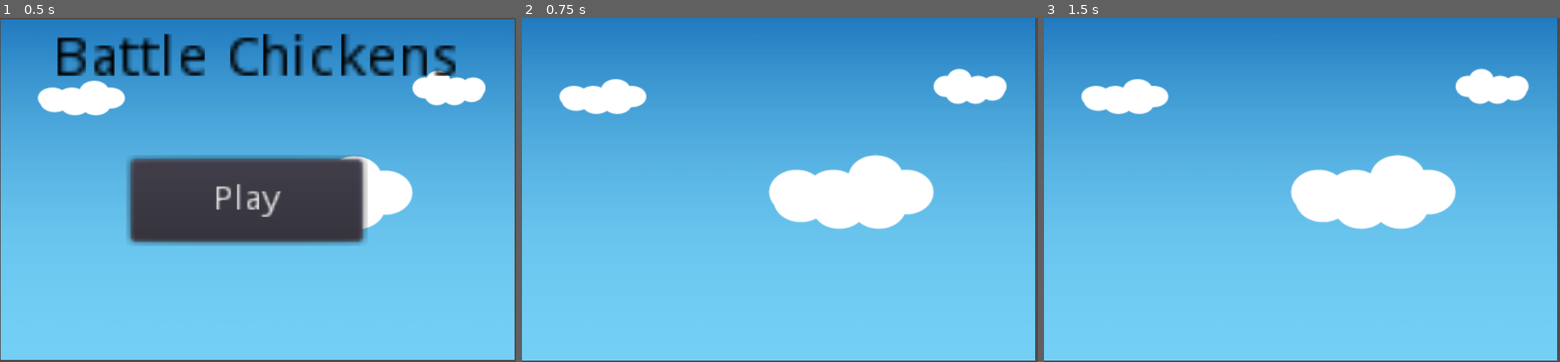
Above: before the commit, frames 1-3 (left to right).
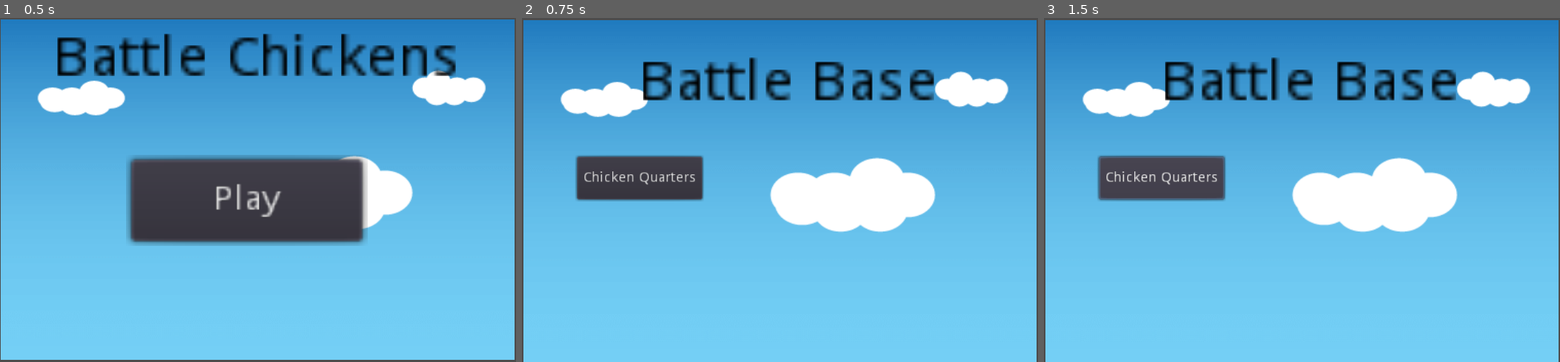
Above: after the commit, the same moments.

Repository: extreme-coder/battlechicken
Game: Godot game, scene res://startScreen.tscn
Two runs of this game, one before a commit and one after it. Both use one fixed random seed, a clock stepped at 60 frames per second and the inputs below.
Inputs (mouse positions are in pixels of both pictures, inside the frame that each line leads up to):
- Up to frame 1 (0.5 s): no input
- Up to frame 2 (0.75 s): click "Play" at 0.5 s
- Up to frame 3 (1.5 s): click (1162, 179) at 1.25 s, where only the run after the commit has a clickable "Chicken Quarters"

Frame 1 is identical in both runs. In frame 2, 9.9% of the frame differs, in the area x 0-100%, y 0-100%; in frame 3, 9.9%.

Commit message:
added base

Diff:
--- a/base.tscn
+++ b/base.tscn
@@ -2,8 +2,58 @@
 
 [ext_resource path="res://Assets/Images/bluesky.en.png" type="Texture" id=1]
 
-[node name="Background" type="Sprite"]
+[node name="Background" type="Sprite" index="0"]
 
-position = Vector2( 358.459, 238.302 )
+position = Vector2( 360.459, 242.302 )
 scale = Vector2( 1.43212, 1.35447 )
 texture = ExtResource( 1 )
+
+[node name="Title" type="Label" parent="." index="0"]
+
+anchor_left = 0.0
+anchor_top = 0.0
+anchor_right = 0.0
+anchor_bottom = 0.0
+margin_left = -138.0
+margin_top = -138.0
+margin_right = -65.0
+margin_bottom = -124.0
+rect_scale = Vector2( 4, 4 )
+rect_pivot_offset = Vector2( 0, 0 )
+rect_clip_content = false
+mouse_filter = 2
+mouse_default_cursor_shape = 0
+size_flags_horizontal = 1
+size_flags_vertical = 4
+custom_colors/font_color = Color( 0, 0, 0, 1 )
+text = "Battle Base"
+percent_visible = 1.0
+lines_skipped = 0
+max_lines_visible = -1
+_sections_unfolded = [ "Rect", "custom_colors" ]
+
+[node name="TrainingGrounds" type="Button" parent="." index="1"]
+
+anchor_left = 0.0
+anchor_top = 0.0
+anchor_right = 0.0
+anchor_bottom = 0.0
+margin_left = -198.0
+margin_top = -36.0
+margin_right = -76.0
+margin_bottom = 8.0
+rect_pivot_offset = Vector2( 0, 0 )
+rect_clip_content = false
+focus_mode = 2
+mouse_filter = 0
+mouse_default_cursor_shape = 0
+size_flags_horizontal = 1
+size_flags_vertical = 1
+toggle_mode = false
+enabled_focus_mode = 2
+shortcut = null
+group = null
+text = "Chicken Quarters"
+flat = false
+align = 1
+_sections_unfolded = [ "Rect" ]
